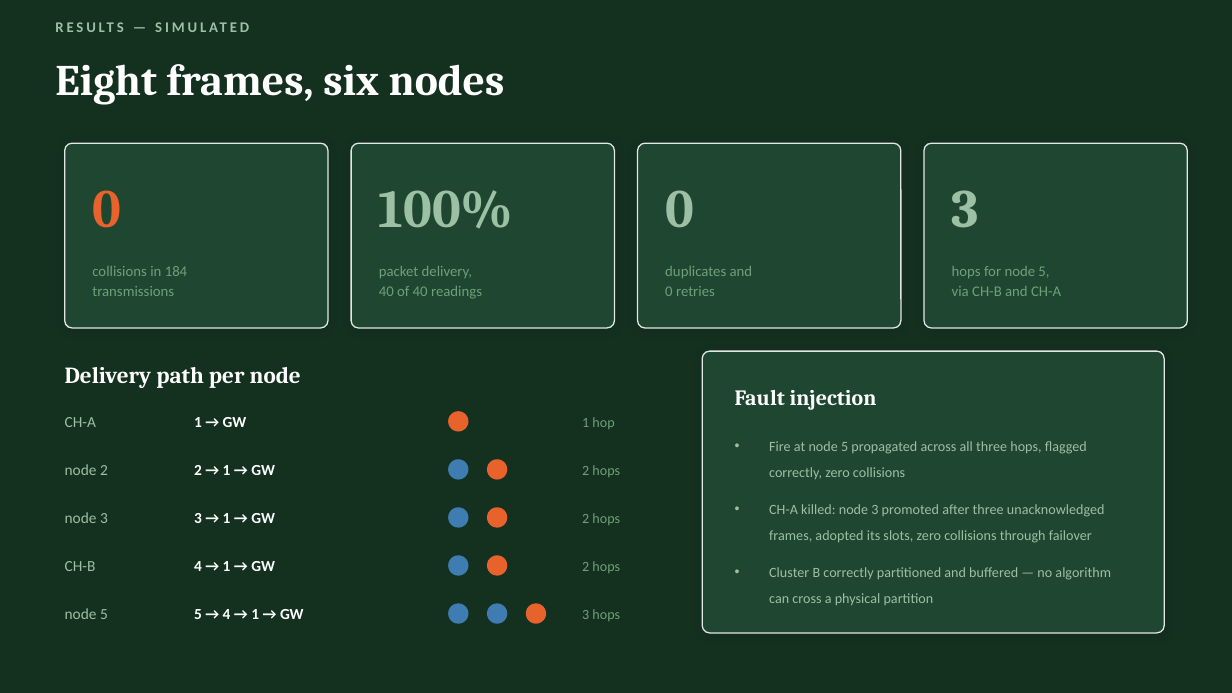
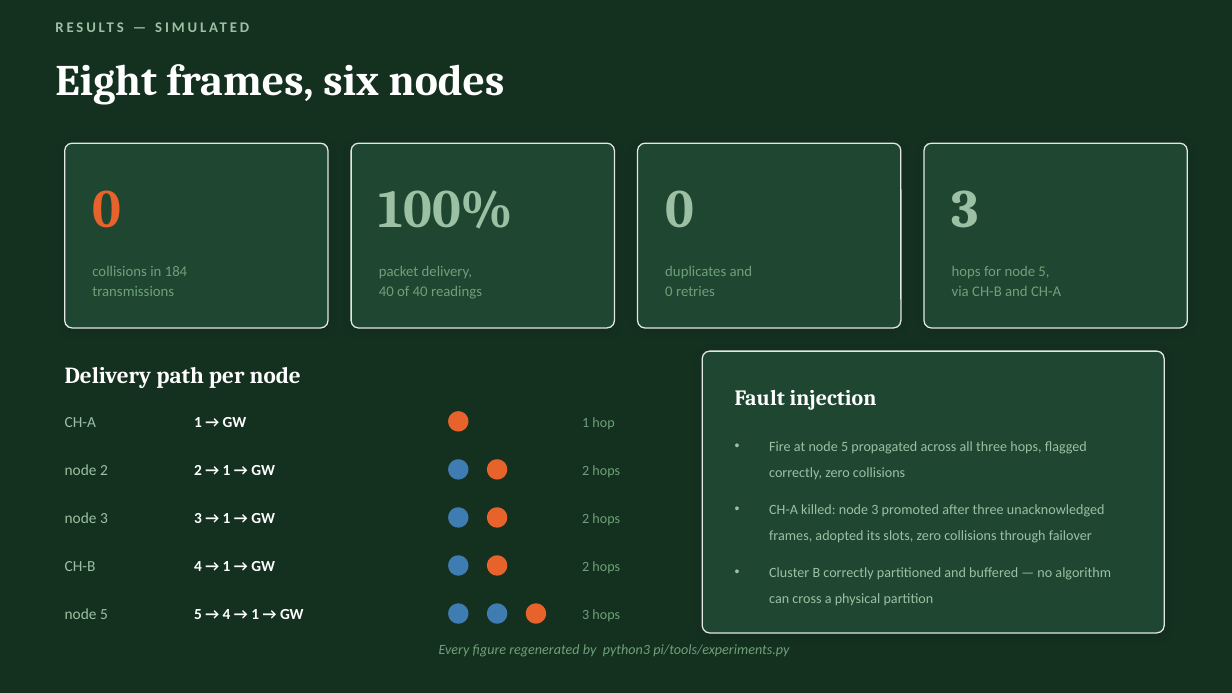
Before and after one commit to nishankswamy/forest-fire-dashboard, a slide deck: slide 14 of forest-fire-project.pptx. Drawn at 1232x693 pixels with LibreOffice and Linux fonts; fonts in the diff are those of the drawing. Boxes give left, top, right and bottom in pixels: in the first picture for what was removed or moved away, otherwise in the second. Text is boxed around its words. In the diff, an @@ line names an element or a change of style, - is before the commit and + after.

Commit message:
Add reproducible experiment harness, energy model and field report; document airtime constraint

```diff
--- a/forest-fire-project.pptx
+++ b/forest-fire-project.pptx
@@ text added at box(439, 644, 789, 657), 11 pt, text #6FA07A, italic @@
+Every figure regenerated by python3 pi/tools/experiments.py
```
Also in this commit, not shown: 1 other slide changed, 7 other files.
